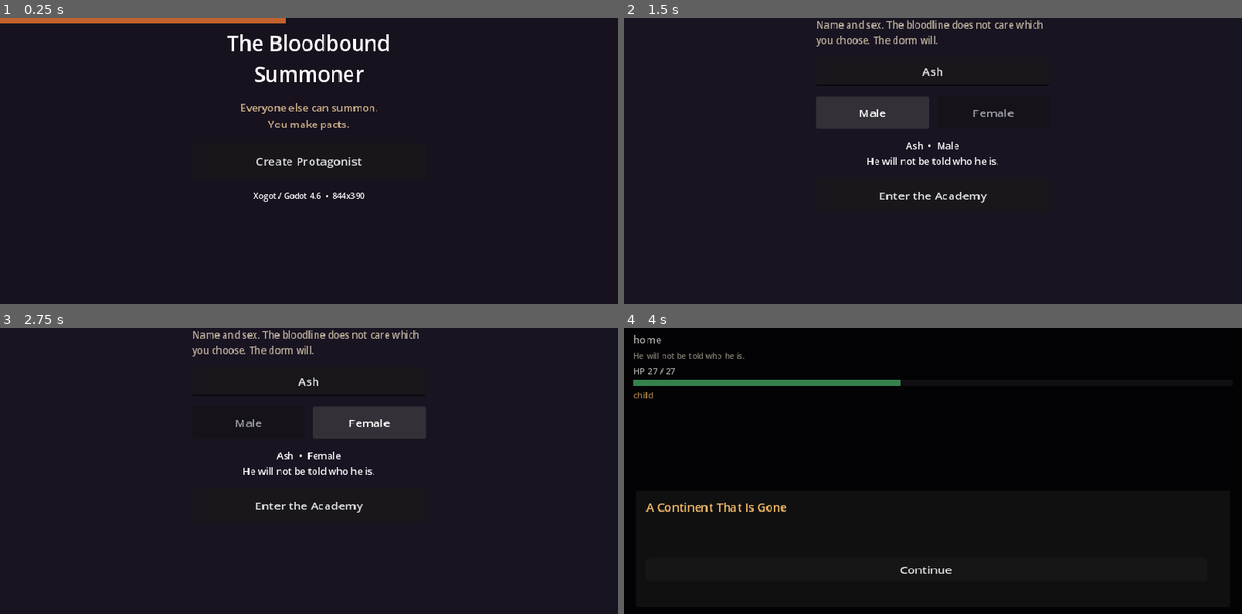
Above: before the commit, frames 1-4 (two rows, left to right).
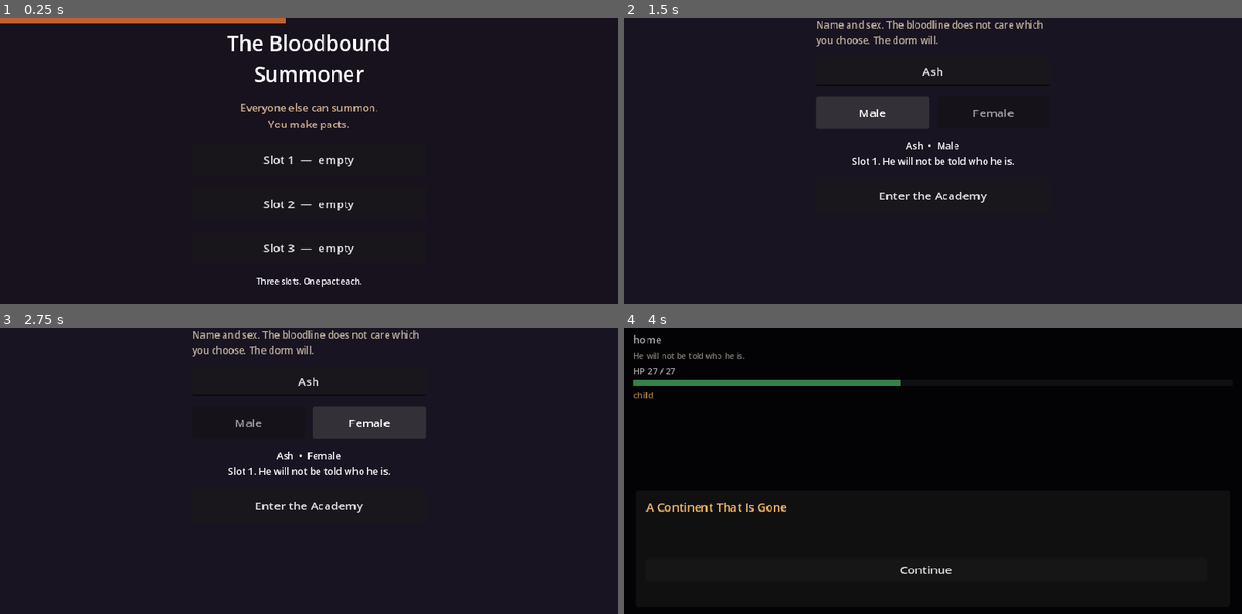
Above: after the commit, the same moments.

Repository: sk7hg824nn-ux/bloodbound-summoner
Game: Godot game, scene res://scenes/boot/Boot.tscn
Two runs of this game, one before a commit and one after it. Both use one fixed random seed, a clock stepped at 60 frames per second and the inputs below.
Inputs (mouse positions are in pixels of both pictures, inside the frame that each line leads up to):
- Up to frame 1 (0.25 s): no input
- Up to frame 2 (1.5 s): click (933, 161) at 0.5 s, where only the run before the commit has a clickable "Create Protagonist"; click "Male" at 1.25 s
- Up to frame 3 (2.75 s): click "Female" at 2 s
- Up to frame 4 (4 s): click "Enter the Academy" at 2.75 s; click "Continue" at 3.5 s

The runs differ from the first frame. In frame 1, 1.0% of the frame differs, in the area x 41-59%, y 48-95%; in frame 2, 0.4%; in frame 3, 0.4%; in frame 4, nothing differs.

Commit message:
Three save slots. Legacy single file migrates into slot 1.

Diff:
--- a/scripts/autoload/save_system.gd
+++ b/scripts/autoload/save_system.gd
@@ -1,18 +1,45 @@
 extends Node
-## user://bloodbound_save.json  schema v1
-const PATH := "user://bloodbound_save.json"
+## Slots 0..2 at user://bloodbound_slot_N.json  schema v1
 const VERSION := 1
+const SLOT_COUNT := 3
+const LEGACY := "user://bloodbound_save.json"
+const INDEX := "user://bloodbound_index.json"
+
+var current_slot: int = 0
 
 func _ready() -> void:
+	_migrate_legacy()
+	current_slot = _read_index()
 	EventBus.pact_formed.connect(func(_id): write())
 	EventBus.combat_ended.connect(func(_w): write())
 
+func slot_path(slot: int) -> String:
+	return "user://bloodbound_slot_%d.json" % slot
+
+func has_slot(slot: int) -> bool:
+	return FileAccess.file_exists(slot_path(slot))
+
 func has_save() -> bool:
-	return FileAccess.file_exists(PATH)
+	for i in SLOT_COUNT:
+		if has_slot(i):
+			return true
+	return false
+
+func peek(slot: int) -> Dictionary:
+	if not has_slot(slot):
+		return {}
+	var f := FileAccess.open(slot_path(slot), FileAccess.READ)
+	if f == null:
+		return {}
+	var parsed: Variant = JSON.parse_string(f.get_as_text())
+	if typeof(parsed) != TYPE_DICTIONARY:
+		return {}
+	return parsed as Dictionary
 
 func write() -> void:
 	var blob := {
 		"v": VERSION,
+		"slot": current_slot,
 		"player_name": GameState.player_name,
 		"player_sex": int(GameState.player_sex),
 		"era": GameState.era,
@@ -27,21 +54,40 @@
 		"chapter_id": Campaign.chapter_id,
 		"objective": Campaign.objective,
 	}
-	var f := FileAccess.open(PATH, FileAccess.WRITE)
+	var f := FileAccess.open(slot_path(current_slot), FileAccess.WRITE)
 	if f == null:
 		return
 	f.store_string(JSON.stringify(blob))
+	_write_index(current_slot)
+
+func load_slot(slot: int) -> bool:
+	if slot < 0 or slot >= SLOT_COUNT:
+		return false
+	if not has_slot(slot):
+		return false
+	current_slot = slot
+	_write_index(slot)
+	return _apply(peek(slot))
 
 func load_save() -> bool:
-	if not has_save():
+	return load_slot(current_slot) or load_slot(_first_used())
+
+func clear() -> void:
+	clear_slot(current_slot)
+
+func clear_slot(slot: int) -> void:
+	var p := slot_path(slot)
+	if FileAccess.file_exists(p):
+		DirAccess.remove_absolute(p)
+
+func continue_scene() -> String:
+	if GameState.has_flag("prologue_done") or GameState.era == "academy":
+		return "res://scenes/world/Academy.tscn"
+	return "res://scenes/world/Prologue.tscn"
+
+func _apply(blob: Dictionary) -> bool:
+	if blob.is_empty():
 		return false
-	var f := FileAccess.open(PATH, FileAccess.READ)
-	if f == null:
-		return false
-	var parsed: Variant = JSON.parse_string(f.get_as_text())
-	if typeof(parsed) != TYPE_DICTIONARY:
-		return false
-	var blob: Dictionary = parsed
 	GameState.player_name = str(blob.get("player_name", "Ash"))
 	GameState.player_sex = blob.get("player_sex", 0) as GameState.Sex
 	GameState.era = str(blob.get("era", "academy"))
@@ -49,9 +95,8 @@
 	GameState.hp = int(blob.get("hp", GameState.hp))
 	GameState.max_hp = int(blob.get("max_hp", GameState.max_hp))
 	GameState.flags = blob.get("flags", {}) as Dictionary
-	var inv: Variant = blob.get("inventory", [])
 	GameState.inventory.clear()
-	for item in inv:
+	for item in blob.get("inventory", []):
 		GameState.inventory.append(str(item))
 	PactSystem.pacted = blob.get("pacted", PactSystem.pacted) as Dictionary
 	PactSystem.bonds = blob.get("bonds", PactSystem.bonds) as Dictionary
@@ -60,11 +105,34 @@
 	Campaign.objective = str(blob.get("objective", Campaign.objective))
 	return true
 
-func clear() -> void:
-	if has_save():
-		DirAccess.remove_absolute(PATH)
+func _first_used() -> int:
+	for i in SLOT_COUNT:
+		if has_slot(i):
+			return i
+	return 0
 
-func continue_scene() -> String:
-	if GameState.has_flag("prologue_done") or GameState.era == "academy":
-		return "res://scenes/world/Academy.tscn"
-	return "res://scenes/world/Prologue.tscn"
+func _migrate_legacy() -> void:
+	if not FileAccess.file_exists(LEGACY):
+		return
+	if has_slot(0):
+		return
+	var src := FileAccess.open(LEGACY, FileAccess.READ)
+	var dst := FileAccess.open(slot_path(0), FileAccess.WRITE)
+	if src and dst:
+		dst.store_string(src.get_as_text())
+
+func _read_index() -> int:
+	if not FileAccess.file_exists(INDEX):
+		return 0
+	var f := FileAccess.open(INDEX, FileAccess.READ)
+	if f == null:
+		return 0
+	var parsed: Variant = JSON.parse_string(f.get_as_text())
+	if typeof(parsed) != TYPE_DICTIONARY:
+		return 0
+	return clampi(int((parsed as Dictionary).get("last", 0)), 0, SLOT_COUNT - 1)
+
+func _write_index(slot: int) -> void:
+	var f := FileAccess.open(INDEX, FileAccess.WRITE)
+	if f:
+		f.store_string(JSON.stringify({"v": VERSION, "last": slot}))
--- a/scripts/boot/boot.gd
+++ b/scripts/boot/boot.gd
@@ -1,21 +1,28 @@
 extends Control
 
 func _ready() -> void:
-	$Center/Start.pressed.connect(_start)
-	if SaveSystem.has_save():
-		var cont := Button.new()
-		cont.text = "Continue"
-		cont.custom_minimum_size = Vector2(0, 48)
-		$Center.add_child(cont)
-		$Center.move_child(cont, 3)
-		cont.pressed.connect(_continue)
-		$Center/ContinueHint.text = "A pact remembers."
-	else:
-		$Center/ContinueHint.text = "Xogot / Godot 4.6  •  844x390"
+	$Center/Start.visible = false
+	$Center/ContinueHint.text = "Three slots. One pact each."
+	for i in SaveSystem.SLOT_COUNT:
+		var b := Button.new()
+		b.custom_minimum_size = Vector2(0, 44)
+		var info := SaveSystem.peek(i)
+		if info.is_empty():
+			b.text = "Slot %d  —  empty" % (i + 1)
+			b.pressed.connect(_new_in.bind(i))
+		else:
+			var n := str(info.get("player_name", "Ash"))
+			var loc := str(info.get("location", ""))
+			b.text = "Slot %d  —  %s  ·  %s" % [i + 1, n, loc]
+			b.pressed.connect(_load_in.bind(i))
+		$Center.add_child(b)
+		$Center.move_child(b, 3 + i)
 
-func _start() -> void:
+func _new_in(slot: int) -> void:
+	SaveSystem.current_slot = slot
+	SaveSystem.clear_slot(slot)
 	get_tree().change_scene_to_file("res://scenes/boot/CharacterCreate.tscn")
 
-func _continue() -> void:
-	if SaveSystem.load_save():
+func _load_in(slot: int) -> void:
+	if SaveSystem.load_slot(slot):
 		get_tree().change_scene_to_file(SaveSystem.continue_scene())
--- a/scripts/boot/character_create.gd
+++ b/scripts/boot/character_create.gd
@@ -24,18 +24,18 @@
 	var n := name_edit.text.strip_edges()
 	if n.is_empty():
 		n = "Ash"
-	preview.text = "%s  •  %s\nHe will not be told who he is." % [n, "Male" if _sex == GameState.Sex.MALE else "Female"]
+	preview.text = "%s  •  %s\nSlot %d. He will not be told who he is." % [n, "Male" if _sex == GameState.Sex.MALE else "Female", SaveSystem.current_slot + 1]
 
 func _process(_delta: float) -> void:
 	_refresh()
 
 func _enter() -> void:
 	var n := name_edit.text.strip_edges()
-	SaveSystem.clear()
 	GameState.reset_run()
 	PactSystem.reset()
 	Relationships.reset()
 	Campaign.reset()
 	Bricks.reset()
 	GameState.set_identity(n, _sex)
+	SaveSystem.clear_slot(SaveSystem.current_slot)
 	get_tree().change_scene_to_file("res://scenes/world/Prologue.tscn")
